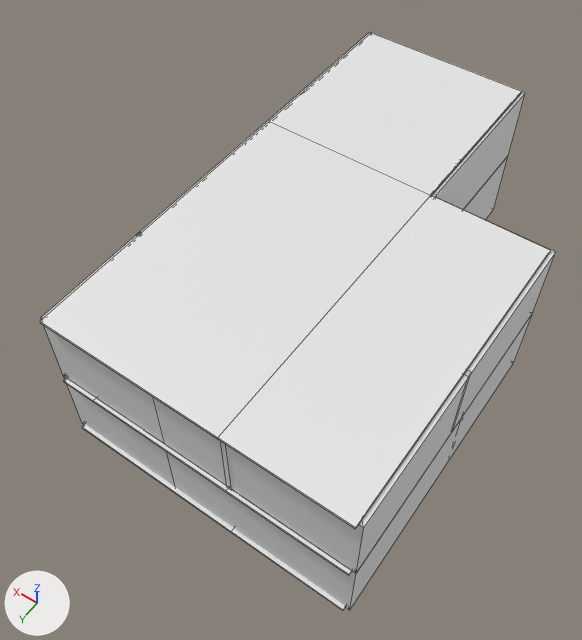
Two versions of the FBX model blender things/house.fbx, one commit apart.
Rendered twice from a 50 mm lens placed at (-8.0, 18.3, 28.6), pointed at (3.8, 1.7, 2.5). Arrows for +X, +Y and +Z are at lower left; the lights stay in place. Mesh edges are drawn as thin lines. Where no turn or scale is listed for an object, it has been applied to the vertices.
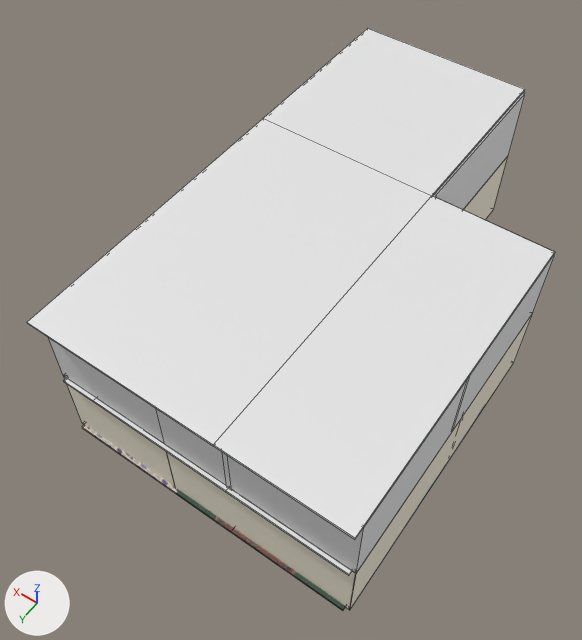
Where the newer file only moved an object's origin or applied its transform, the numbers keep the older frame.

What differs and where, as boxes [x1, y1, x2, y2] in the pictures (582 x 640 px; the box of a moved part takes in the faces that stretch with it):
'Plane', mesh moved, rescaled
    before: [40, 33, 550, 529]
    after: [27, 28, 555, 540]
'Plane.002', recoloured
    both: [82, 424, 346, 611]
part 1 of me_plane, moved or reshaped
    before: [40, 33, 522, 439]
    after: [27, 28, 525, 446]

Edits to the bpy script that builds the scene:
```text
Add img_floor_1_png:
    img_floor_1_png = load_image('floor_1.png', 'floor_1.png', 1024, 1024, 'sRGB')
Add mat_material_004:
    mat_material_004 = principled_material('Material.004')
    mat_material_004.texture = img_floor_1_png
    mat_material_004.roughness = 0.69
Change me_plane_003:
    where me_plane_003.from_pydata(...)  # 16 vertices, 14 faces; spans x -6.8..5.8, y -8.9..12.1, z -0.1..0.0
    add me_plane_003.materials.append(mat_material_004)  # picture img_floor_1_png
Change me_plane:
    where me_plane.from_pydata(...)  # 16 vertices, 14 faces; spans x -6.8..5.8, y -8.9..12.1, z -0.1..0.0
    used by ob_plane; location = (2.81, -2.49, 7.1)
    me_plane part 1: the whole mesh is moved by (0.1, 0.0, 0.0)
Change ob_plane:
    ob_plane.scale: (1.0, 1.0, 1.0) -> (1.02, 1.02, 1.02)
```
